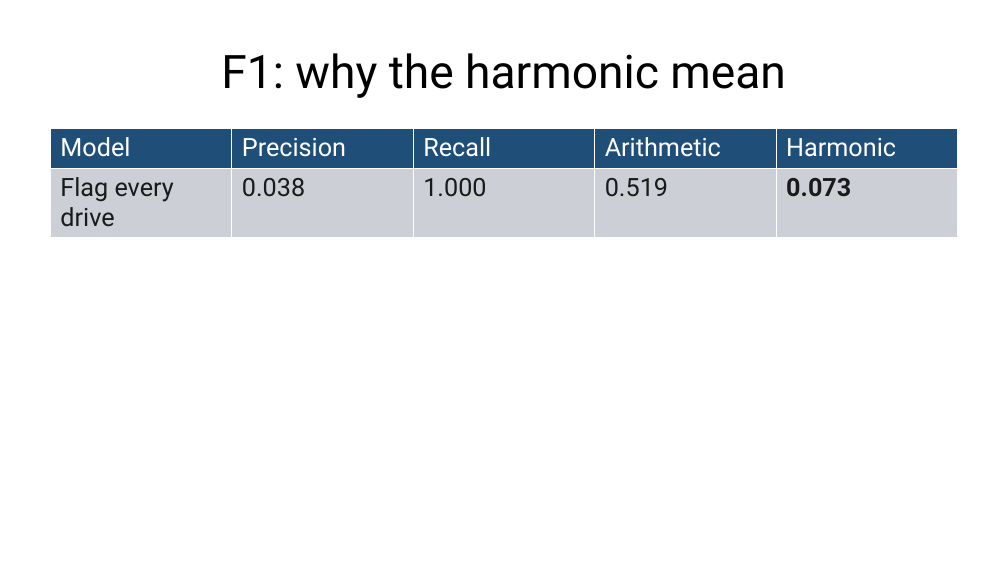
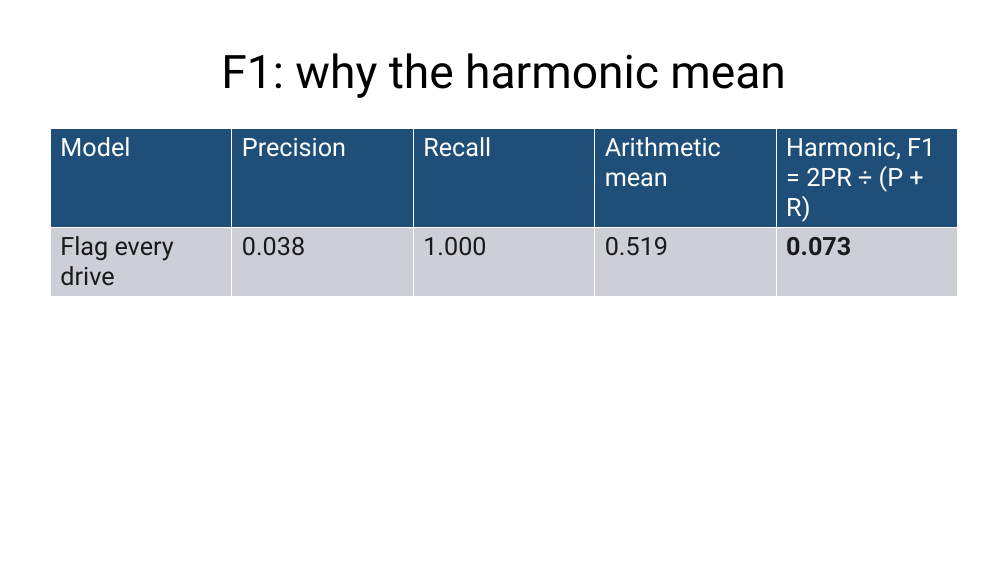
Before and after one commit to fabioantonini/technologies-for-artificial-intelligence, a slide deck: slide 28 of Lessons/04_classification_and_metrics/Slides/classification_and_metrics_slides.pptx. Drawn at 1008x567 pixels with LibreOffice and Linux fonts; fonts in the diff are those of the drawing; background and template pictures are left out. Boxes give left, top, right and bottom in pixels: in the first picture for what was removed or moved away, otherwise in the second. Text is boxed around its words. In the diff, an @@ line names an element or a change of style, - is before the commit and + after.

```diff
--- a/Lessons/04_classification_and_metrics/Slides/classification_and_metrics_slides.pptx
+++ b/Lessons/04_classification_and_metrics/Slides/classification_and_metrics_slides.pptx
@@ table at [50, 129, 958, 503] @@
-row 1, column 4: Arithmetic
+row 1, column 4: Arithmetic mean
-row 1, column 5: Harmonic
+row 1, column 5: Harmonic, F1 = 2PR ÷ (P + R)
```
Also in this commit, not shown: 11 other slides changed, 1 slide added, 1 slide removed, 4 other files.
